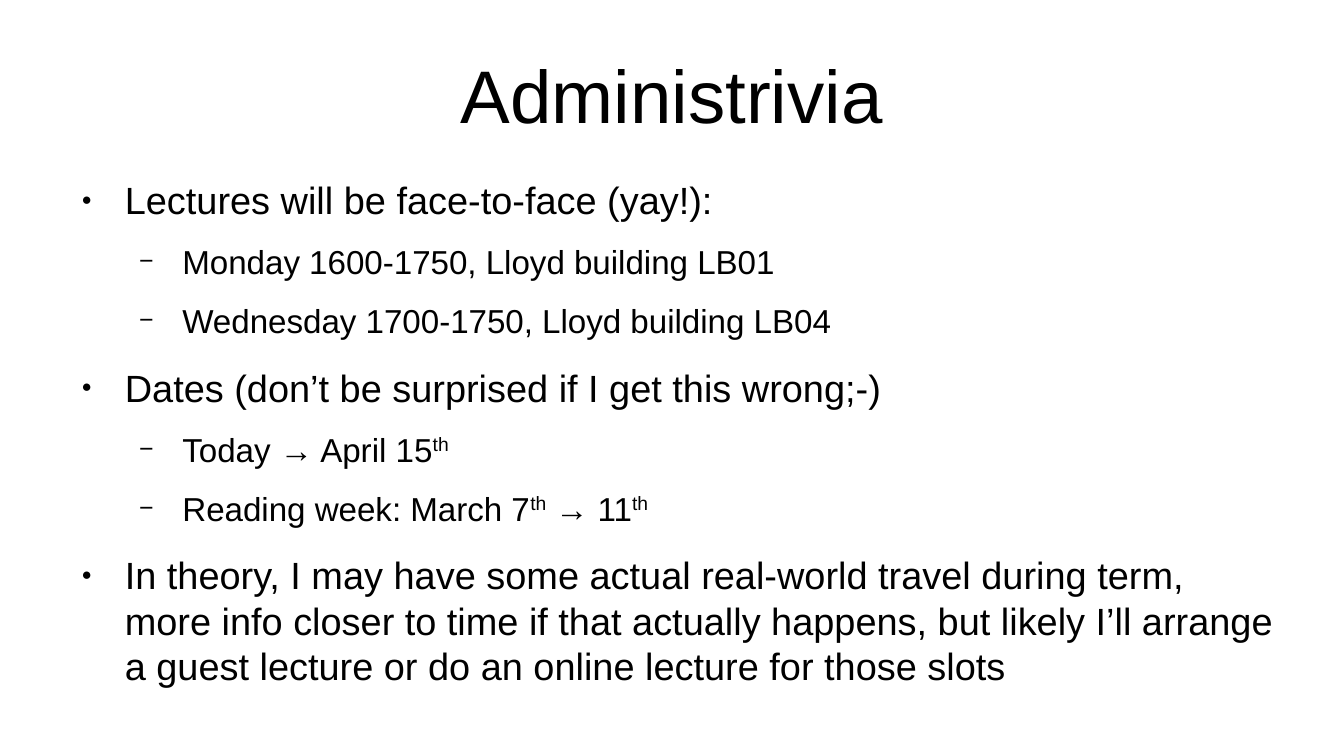
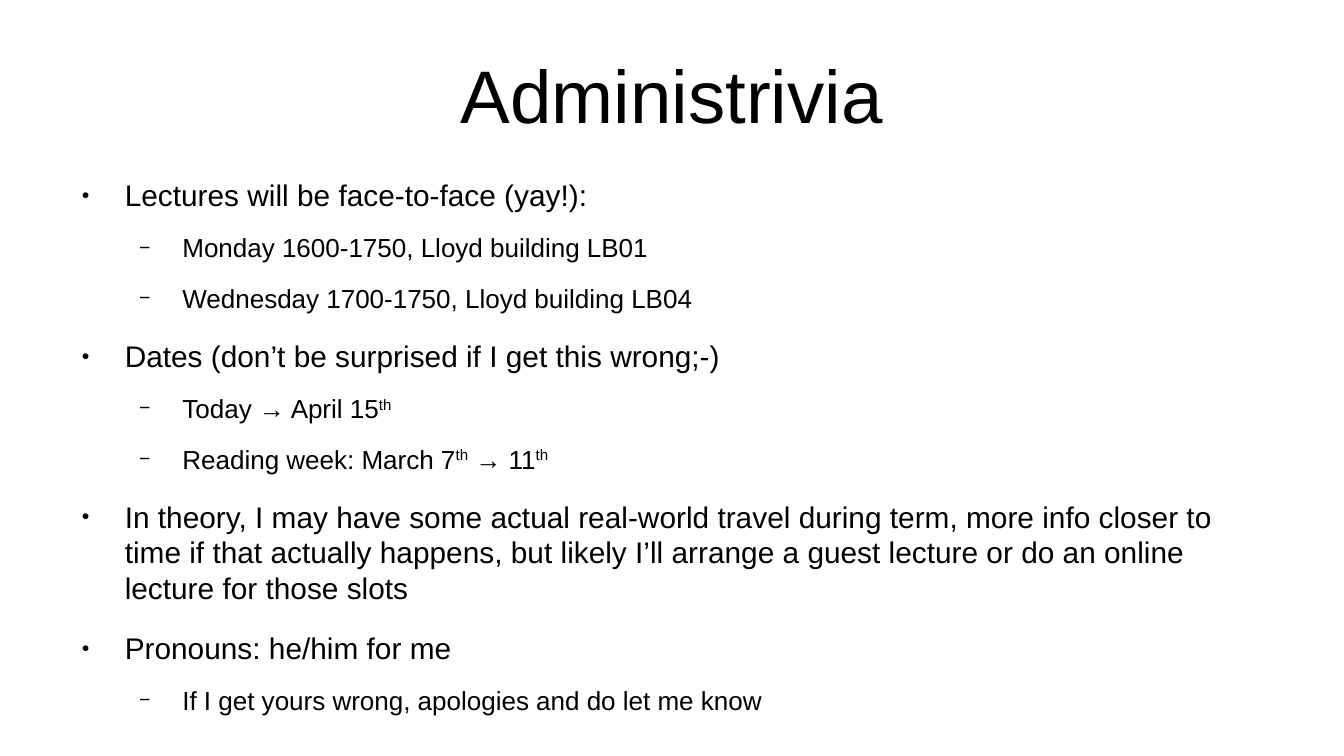
Before and after one commit to sftcd/cs7053, a slide deck: slide 2 of 2022lectures/00-quick-intro.odp. Drawn at 1344x756 pixels with LibreOffice and Linux fonts; fonts in the diff are those of the drawing. Boxes give left, top, right and bottom in pixels: in the first picture for what was removed or moved away, otherwise in the second. Text is boxed around its words. In the diff, an @@ line names an element or a change of style, - is before the commit and + after.

```diff
--- a/2022lectures/00-quick-intro.odp
+++ b/2022lectures/00-quick-intro.odp
@@ text at (125, 184, 1211, 600): size 22.4 to 17.6 pt in "Lectures will be face-to-face (yay!):", "Dates (don’t be surprised if I get ...", "In theory, I may have some actual ..."; size 19.6 to 15.4 pt in "Monday 1600-1750, Lloyd building LB01", "Wednesday 1700-1750, Lloyd building LB04", "Today → April 15th", "Reading week: March 7th → 11th" @@
@@ text at (125, 637, 762, 716): paragraphs added @@
+● Pronouns: he/him for me
+  − If I get yours wrong, apologies and do let me know
```
Also in this commit, not shown: 1 other file.
